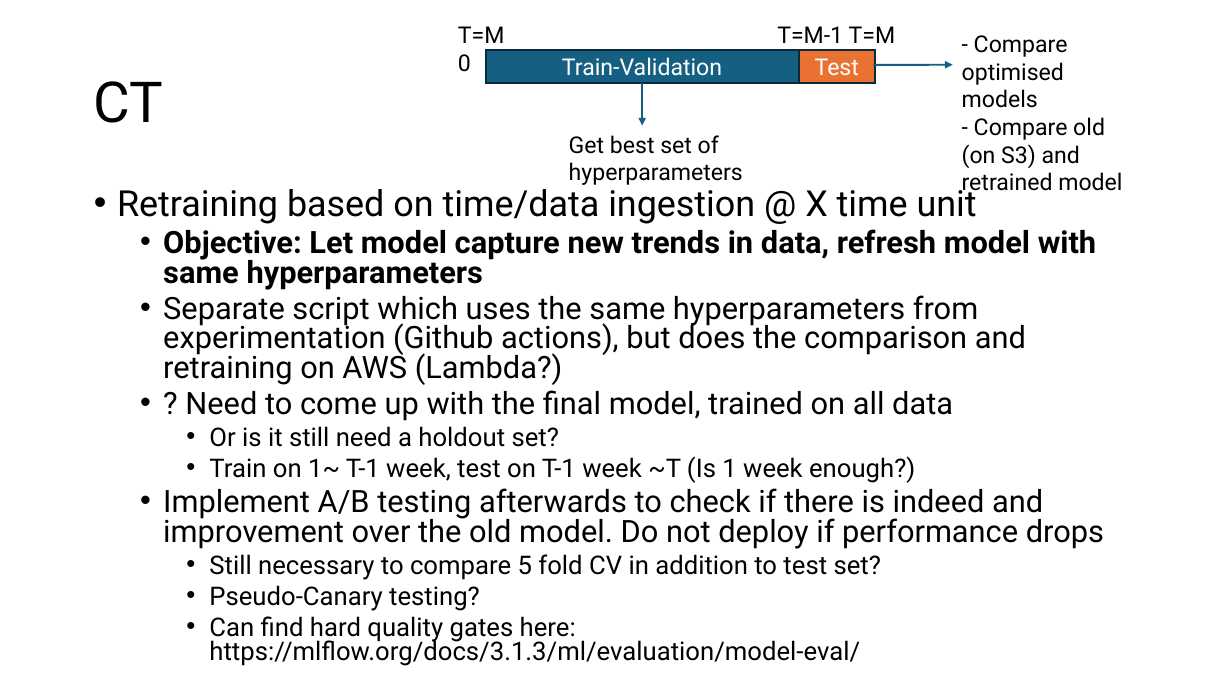
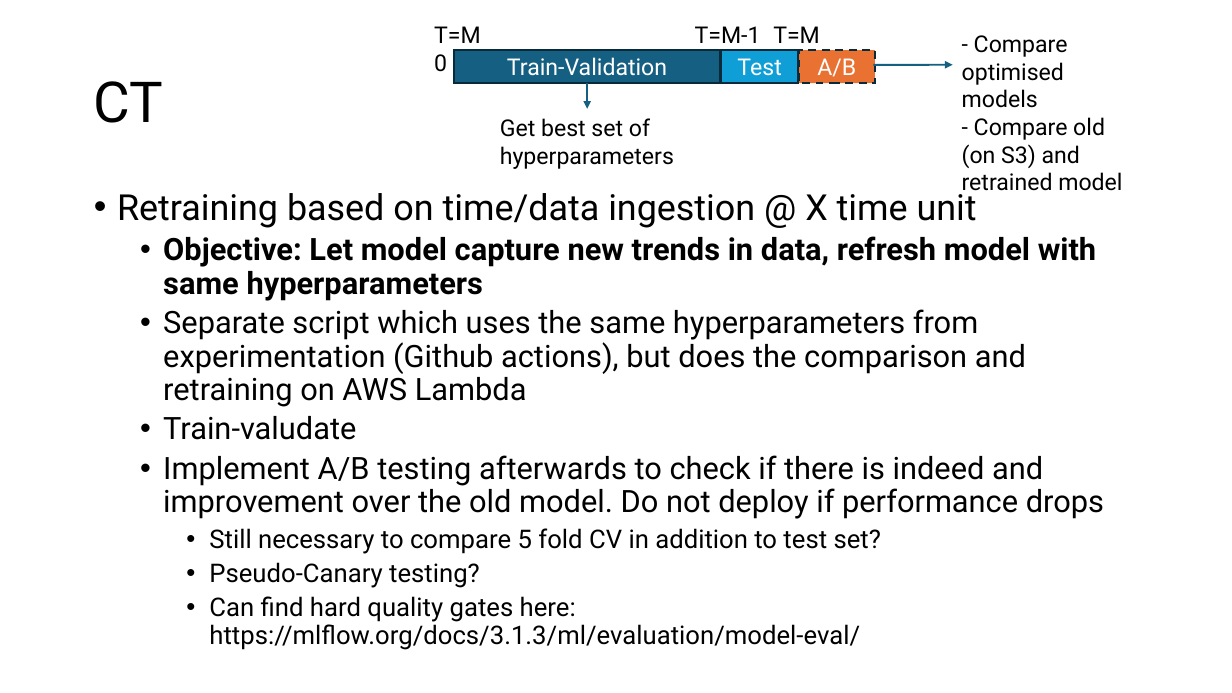
Before and after one commit to ziyu-toh/hdb-resale-prediction, a slide deck: slide 8 of docs/Architecture Overview.pptx (slide 11 before the commit). Drawn at 1232x693 pixels with LibreOffice and Linux fonts; fonts in the diff are those of the drawing. Boxes give left, top, right and bottom in pixels: in the first picture for what was removed or moved away, otherwise in the second. Text is boxed around its words. In the diff, an @@ line names an element or a change of style, - is before the commit and + after.

```diff
--- a/docs/Architecture Overview.pptx
+++ b/docs/Architecture Overview.pptx
@@ text "T=M0": place and size @@
-text "T=M0" at (458,26,505,43)
+text "T=M0" at (434,26,481,43)
@@ text at (695,26,761,43): text changed @@
-T=M
+T=M-1
@@ text at (773,26,820,43): text changed @@
-T=M-1
+T=M
@@ rectangle "Train-Validation": place and size @@
-rectangle "Train-Validation" at (486,50,799,83)
+rectangle "Train-Validation" at (454,50,721,83)
@@ rectangle "Test": place and size @@
-rectangle "Test" at (799,50,875,83)
+rectangle "Test" at (722,50,799,83)
@@ rectangle "Test" at (722,50,799,83): fill #E97132 to #0F9ED5 @@
@@ rectangle added at (799,50,875,83), fill #E97132, outline #092A39 1.5 pt dashed, 18 pt, text #FFFFFF @@
+A/B
@@ arrow moved from (642, 83) - (642, 126) to (587, 83) - (587, 109) @@
@@ text "Get best set of hyperparameters": place and size @@
-text "Get best set of hyperparameters" at (569,135,743,185)
+text "Get best set of hyperparameters" at (500,118,674,169)
@@ text at (117,187,1104,650): line spacing 0.8 to 0.9 @@
@@ text at (163,309,1026,440): text changed @@
-  • Separate script which uses the same hyperparameters from experimentation (Github actions), but does the comparison and retraining on AWS (Lambda?)
-  • ? Need to come up with the final model, trained on all data
-    • Or is it still need a holdout set?
-    • Train on 1~ T-1 week, test on T-1 week ~T (Is 1 week enough?)
+  • Separate script which uses the same hyperparameters from experimentation (Github actions), but does the comparison and retraining on AWS Lambda
+  • Train-valudate
```
Also in this commit, not shown: 1 other slide changed, 1 slide added, 4 other files.
